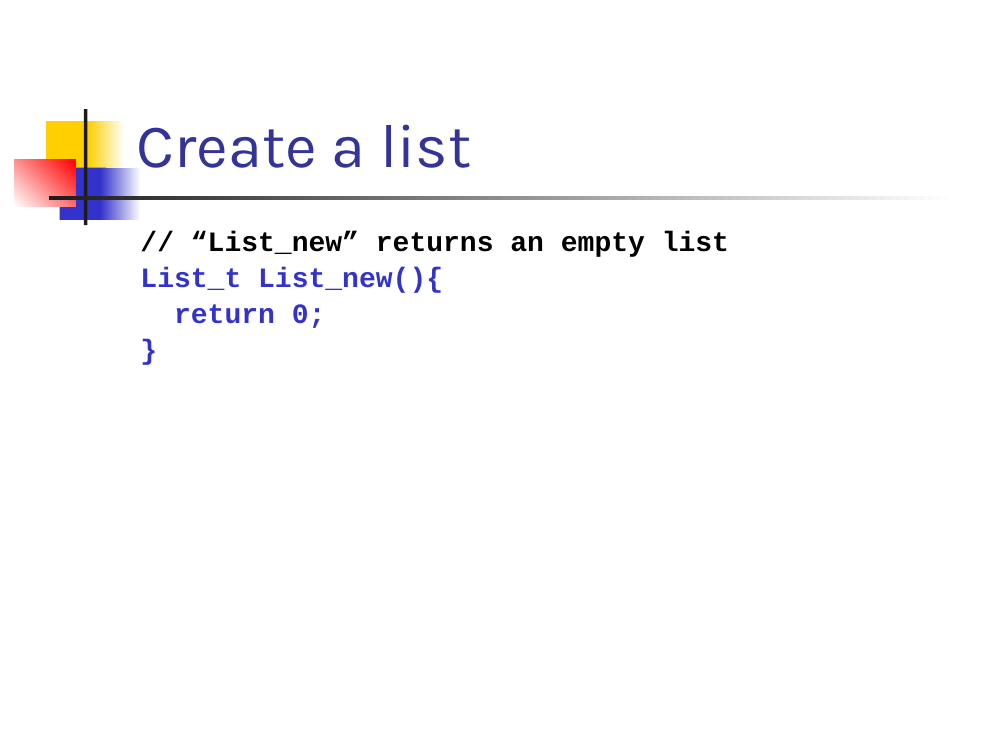
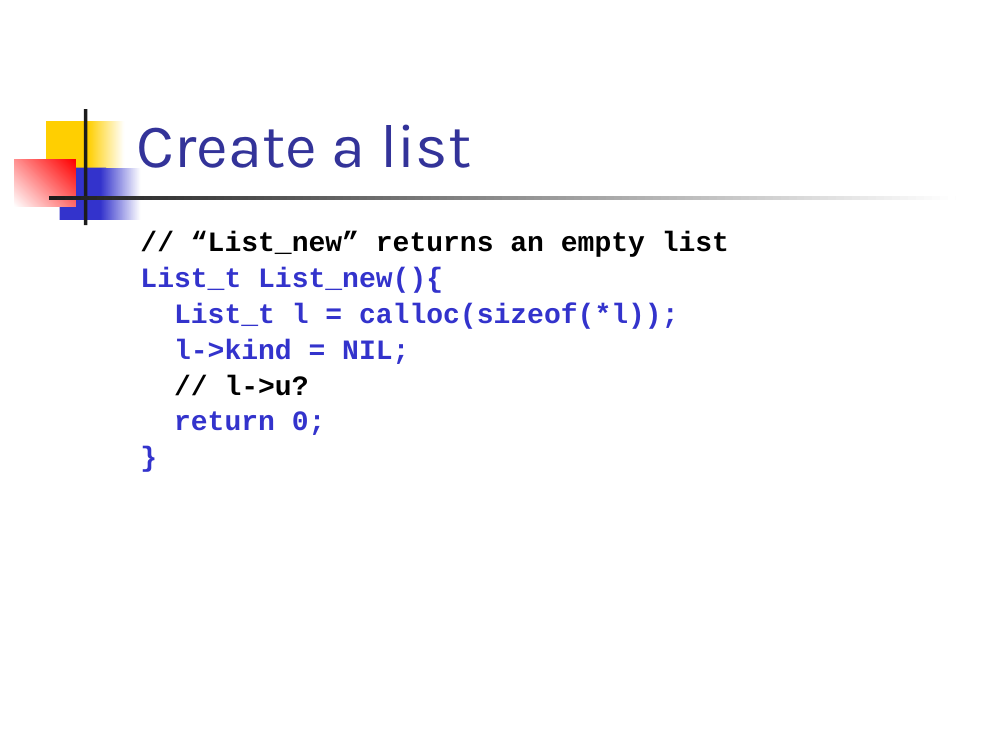
Before and after one commit to csslab-ustc/csslab-ustc.github.io, a slide deck: slide 8 of courses/sysprog/slides/lec13-funList.pptx. Drawn at 1008x756 pixels with LibreOffice and Linux fonts; fonts in the diff are those of the drawing. Boxes give left, top, right and bottom in pixels: in the first picture for what was removed or moved away, otherwise in the second. Text is boxed around its words. In the diff, an @@ line names an element or a change of style, - is before the commit and + after.

```diff
--- a/courses/sysprog/slides/lec13-funList.pptx
+++ b/courses/sysprog/slides/lec13-funList.pptx
@@ text at <box>174,303,679,396</box>: paragraphs added @@
+List_t l = calloc(sizeof(*l));
+l->kind = NIL;
+// l->u?
```
Also in this commit, not shown: 7 other slides changed.
